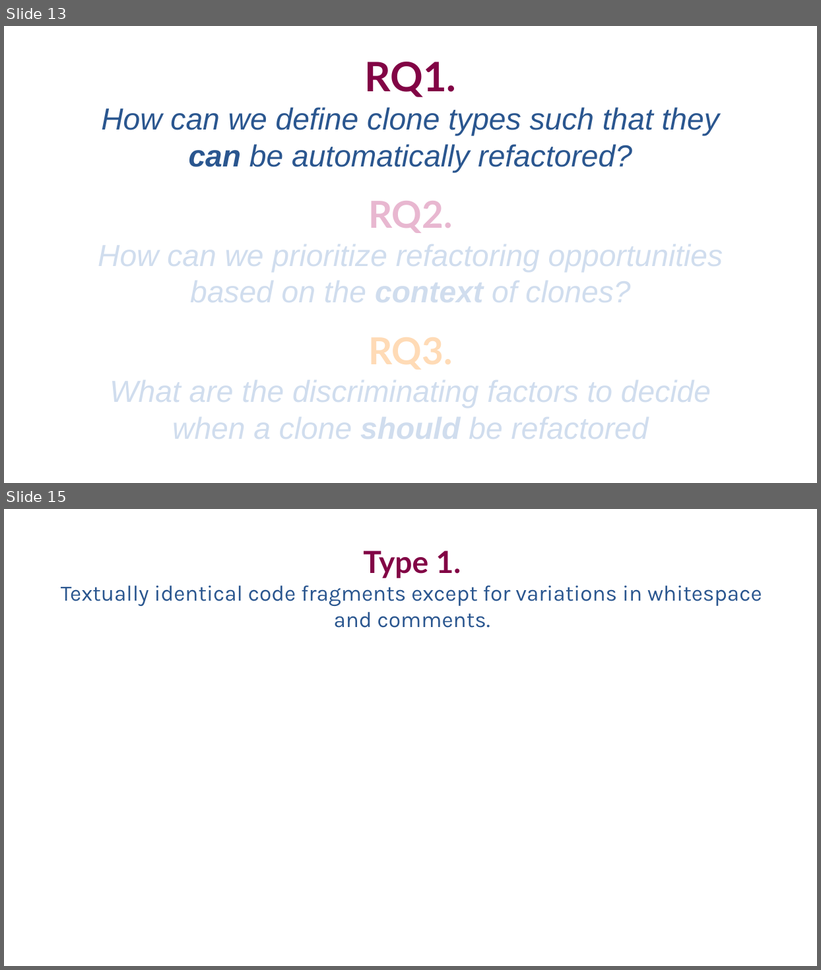
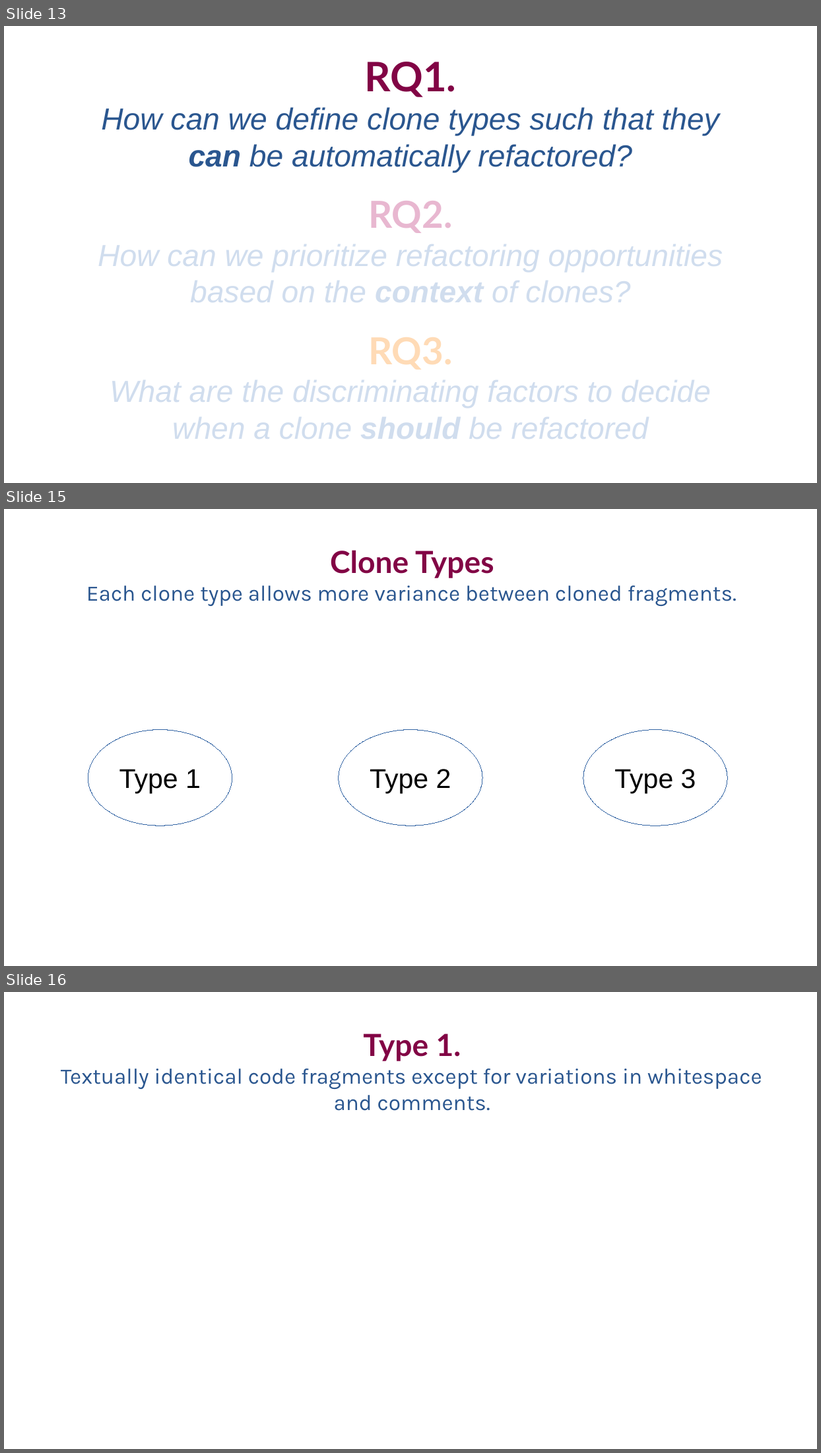
Before and after one commit to SimonBaars/Master-Thesis-Simon-Baars, a slide deck: presentations/FinalPresentation.odp. Shown one above the other, each under a label of ours: slides 13 and 15 before the commit, slides 13, 15 and 16 after it; the slides between them are not shown. The pictures are 821x970 and 821x1453 pixels, drawn with LibreOffice and Linux fonts; fonts in the diff are those of the drawing. Boxes give left, top, right and bottom in pixels: in the first picture for what was removed or moved away, otherwise in the second. Text is boxed around its words. In the diff, an @@ line names an element or a change of style, - is before the commit and + after.

Commit message:
New slides

```diff
--- a/presentations/FinalPresentation.odp
+++ b/presentations/FinalPresentation.odp
@@ slide 15 added at (4,509,817,966), background #FFFFFF @@
@@ free added at (38,539,787,609), 26 pt, text #2A568F @@
+Clone Types
+Each clone type allows more variance between cloned fragments.
@@ ellipse added at (88,730,232,826), fill #FFFFFF, outline #3465A4 0 pt, 32 pt, text #000000 @@
+Type 1
@@ ellipse added at (339,730,483,826), fill #FFFFFF, outline #3465A4 0 pt, 32 pt, text #000000 @@
+Type 2
@@ ellipse added at (583,730,727,826), fill #FFFFFF, outline #3465A4 0 pt, 32 pt, text #000000 @@
+Type 3
@@ what was slide 15 is now slide 16 @@
```
Also in this commit, not shown: 2 slides changed, 1 slide removed, 1 other file.
